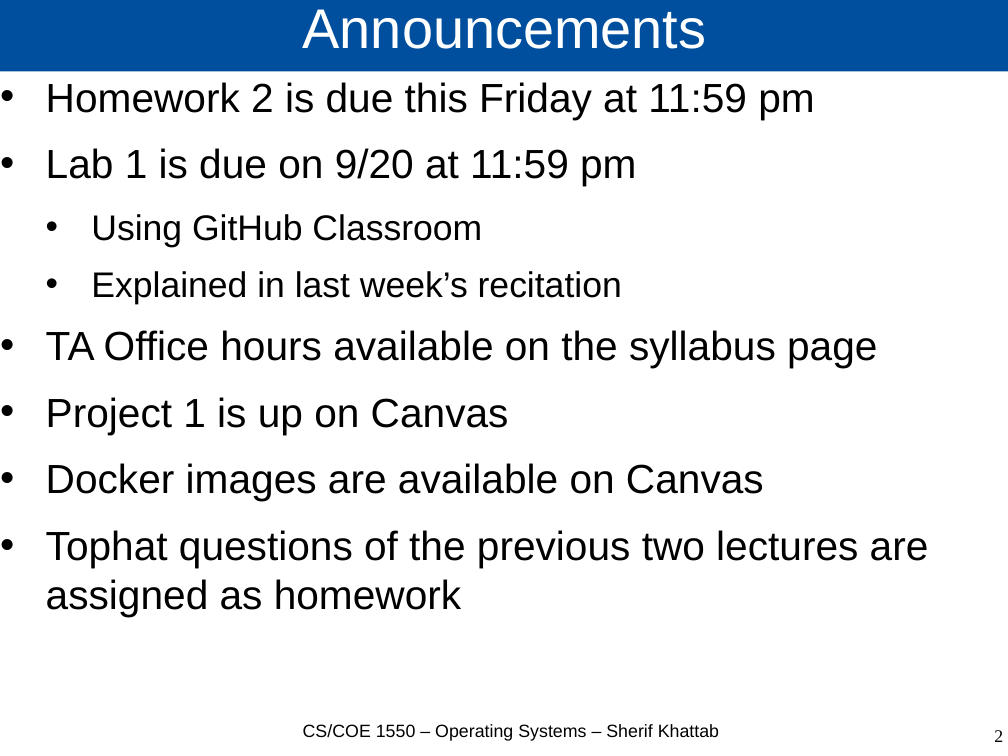
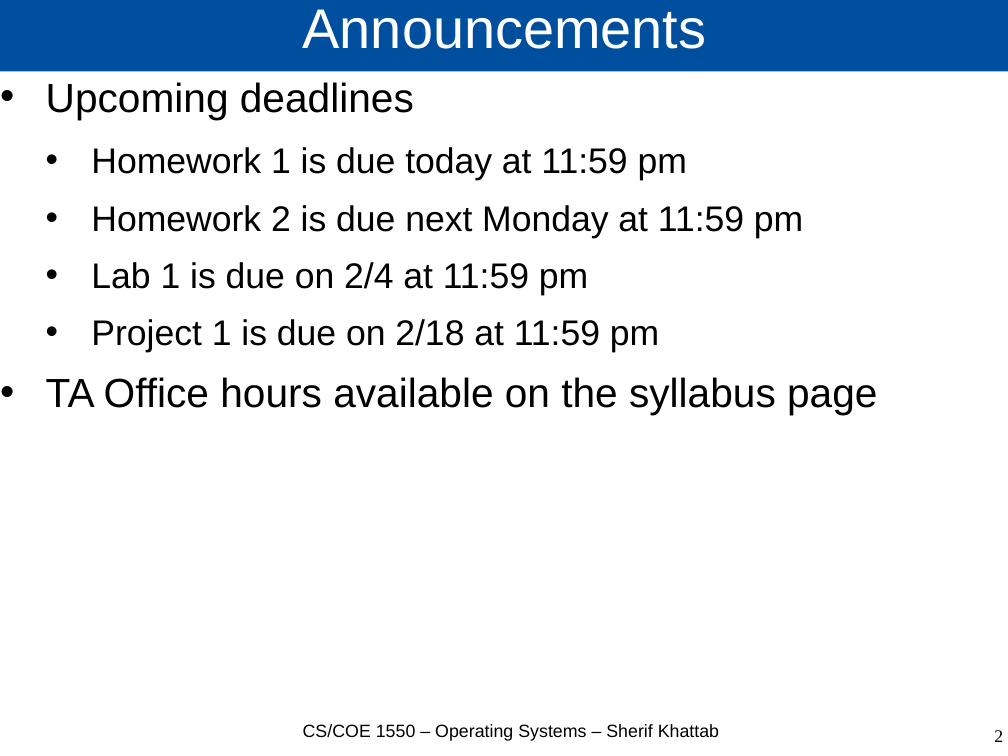
Before and after one commit to cs1550-2224/cs1550-code-handouts, a slide deck: slide 2 of DraftSlides/Lecture4.pptx. Drawn at 1008x756 pixels with LibreOffice and Linux fonts; fonts in the diff are those of the drawing. Boxes give left, top, right and bottom in pixels: in the first picture for what was removed or moved away, otherwise in the second. Text is boxed around its words. In the diff, an @@ line names an element or a change of style, - is before the commit and + after.

Commit message:
Lecture 4

```diff
--- a/DraftSlides/Lecture4.pptx
+++ b/DraftSlides/Lecture4.pptx
@@ text at (x1=46, y1=82, x2=803, y2=352): text changed; size 32 to 28 pt @@
-• Homework 2 is due this Friday at 11:59 pm
-• Lab 1 is due on 9/20 at 11:59 pm
-  • Using GitHub Classroom
-  • Explained in last week’s recitation
+• Upcoming deadlines
+  • Homework 1 is due today at 11:59 pm
+  • Homework 2 is due next Monday at 11:59 pm
+  • Lab 1 is due on 2/4 at 11:59 pm
+  • Project 1 is due on 2/18 at 11:59 pm
@@ text at (x1=46, y1=397, x2=929, y2=617): paragraphs removed @@
-• Project 1 is up on Canvas
-• Docker images are available on Canvas
-• Tophat questions of the previous two lectures are assigned as homework
```
Also in this commit, not shown: 5 other slides changed, 3 slides added, 2 slides removed, 2 other files.
